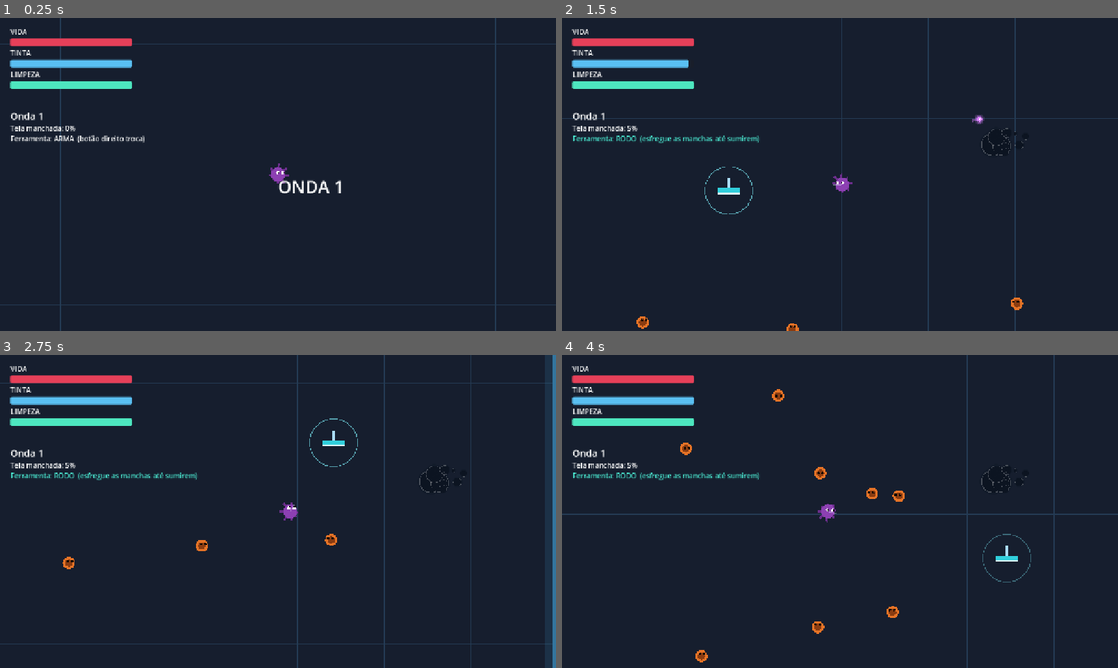
Above: before the commit, frames 1-4 (two rows, left to right).
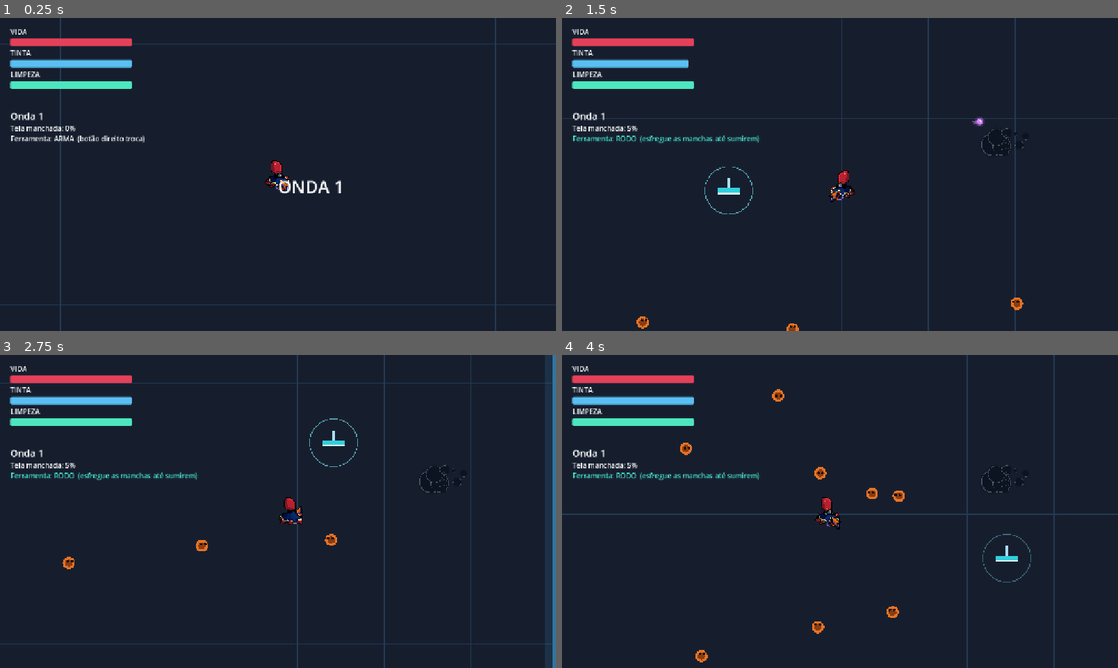
Above: after the commit, the same moments.

Repository: Ruan-Pablo-Oli/octo-ink-hell
Game: Godot game, scene res://scenes/main.tscn
The game is run twice, just before and just after one commit, with the same random seed, the same clock (stepped at 60 frames per second) and the same inputs.
Inputs (mouse positions are in pixels of both pictures, inside the frame that each line leads up to):
- Up to frame 1 (0.25 s): no input
- Up to frame 2 (1.5 s): tap Enter at 0.5 s; move the mouse to (962, 158) at 0.52 s; hold D (move_right) 0.53-1.28 s; tap Space (dash) at 0.6 s; click (962, 158) at 0.67 s; move the mouse to (728, 190) at 1.27 s; hold S (move_down) from 1.28 s (still down); right-click (728, 190) at 1.35 s; click (728, 190) at 1.42 s
- Up to frame 3 (2.75 s): move the mouse to (333, 442) at 2.02 s; release S (move_down) at 2.03 s; press the mouse at (333, 442) at 2.03 s; hold D (move_right) from 2.03 s (still down)
- Up to frame 4 (4 s): move the mouse to (812, 574) at 2.77 s; release D (move_right) at 2.78 s; release the mouse at (812, 574) at 2.78 s; hold W (move_up) 2.78-3.53 s; tap Shift at 2.85 s; click (812, 574) at 2.92 s; move the mouse to (1006, 558) at 3.52 s; hold A (move_left) from 3.53 s (still down); tap 1 at 3.6 s; click (1006, 558) at 3.67 s

The runs differ from the first frame. In frame 1, 0.2% of the frame differs, in the area x 47-52%, y 45-56%; in frame 2, 0.3%, in the area x 48-76%, y 30-59%; in frame 3, 0.2%; in frame 4, 0.3%.

Commit message:
Add weapon and Player sprite assets and scene configuration
- Introduced a new sprite asset for the weapon facing top right.
- Created a new scene file for the weapon, linking multiple sprite textures.
- Updated the weapon scene to include references to all directional sprites.

Diff:
--- a/scenes/player/player.tscn
+++ b/scenes/player/player.tscn
@@ -1,6 +1,14 @@
-[gd_scene load_steps=2 format=3]
+[gd_scene format=3 uid="uid://4urq6p2cwj7r"]
 
-[ext_resource type="Script" path="res://scripts/player/player.gd" id="1"]
+[ext_resource type="Script" uid="uid://416cpvng7b4o" path="res://scripts/player/player.gd" id="1"]
+[ext_resource type="Texture2D" uid="uid://ck2e8jf5pps4i" path="res://assets/sprites/player/polvo_sprite_facing_top_left.png" id="2_p47bc"]
+[ext_resource type="Texture2D" uid="uid://ciojtj7rve7gl" path="res://assets/sprites/player/polvo_sprite_facing_top_right.png" id="3_75vfm"]
+[ext_resource type="Texture2D" uid="uid://d351cyw2ylmo8" path="res://assets/sprites/player/polvo_sprite_facing_left.png" id="4_0owmy"]
+[ext_resource type="Texture2D" uid="uid://dlp1kqfdb0e5n" path="res://assets/sprites/player/polvo_sprite_facing_right.png" id="5_qek5x"]
 
-[node name="Player" type="CharacterBody2D"]
+[node name="Player" type="CharacterBody2D" unique_id=1160876883]
 script = ExtResource("1")
+sprite_top_left = ExtResource("2_p47bc")
+sprite_top_right = ExtResource("3_75vfm")
+sprite_bottom_left = ExtResource("4_0owmy")
+sprite_bottom_right = ExtResource("5_qek5x")
--- /dev/null
+++ b/scenes/player/weapon.tscn
@@ -0,0 +1,14 @@
+[gd_scene format=3 uid="uid://b5w1isibecrsx"]
+
+[ext_resource type="Script" uid="uid://byca257vkhol0" path="res://scripts/player/weapon.gd" id="1_krih0"]
+[ext_resource type="Texture2D" uid="uid://7d6ymh2bl11r" path="res://assets/sprites/weapon/arma_sprite_facing_top_left.png" id="2_u87s8"]
+[ext_resource type="Texture2D" uid="uid://c3ftgwpj2xbxe" path="res://assets/sprites/weapon/arma_sprite_facing_top_right.png" id="3_5ijpr"]
+[ext_resource type="Texture2D" uid="uid://dc51d4muwxboi" path="res://assets/sprites/weapon/arma_sprite_facing_left.png" id="4_e1rds"]
+[ext_resource type="Texture2D" uid="uid://b3qsieql2ydu3" path="res://assets/sprites/weapon/arma_sprite_facing_right.png" id="5_1kp0g"]
+
+[node name="Weapon" type="Node2D" unique_id=666896487]
+script = ExtResource("1_krih0")
+sprite_top_left = ExtResource("2_u87s8")
+sprite_top_right = ExtResource("3_5ijpr")
+sprite_bottom_left = ExtResource("4_e1rds")
+sprite_bottom_right = ExtResource("5_1kp0g")
--- a/scripts/player/player.gd
+++ b/scripts/player/player.gd
@@ -11,10 +11,20 @@
 @export var wipe_radius: float = 55.0
 @export var wipe_cost: float = 2.0  ## por passada; uma mancha inteira custa WIPE_PASSES vezes isso
 
+@export_group("Sprites")
+@export var sprite_top_left: Texture2D
+@export var sprite_top_right: Texture2D
+@export var sprite_bottom_left: Texture2D
+@export var sprite_bottom_right: Texture2D
+@export var sprite_scale_mult: float = 4.0
+
+const WeaponScene := preload("res://scenes/player/weapon.tscn")
 const InkTrailScene := preload("res://scenes/effects/ink_trail.tscn")
 const DashInkData := preload("res://resources/weapons/dash_ink.tres")
 const TRAIL_INTERVAL := 0.035
 const BODY_RADIUS := 18.0
+
+enum FacingDir { TOP_LEFT, TOP_RIGHT, BOTTOM_LEFT, BOTTOM_RIGHT }
 
 var health: float
 var ink: InkSystem
@@ -41,6 +51,10 @@
 var _arena: Arena
 var _dash_splat: WeaponData
 
+var _sprite: Sprite2D
+var _facing: FacingDir = FacingDir.BOTTOM_RIGHT
+var _has_sprites: bool = false
+
 
 func _ready() -> void:
 	add_to_group("player")
@@ -69,7 +83,7 @@
 	cleaner.name = "CleanerSystem"
 	add_child(cleaner)
 
-	weapon = Weapon.new()
+	weapon = WeaponScene.instantiate()
 	weapon.name = "Weapon"
 	weapon.upgrades = upgrades
 	add_child(weapon)
@@ -90,10 +104,29 @@
 	add_child(cam)
 	cam.make_current()
 
+	_setup_sprite()
 	_get_overlay()
 	GameEvents.cleaning_collected.connect(func() -> void: _heal(5.0))
 	call_deferred("_emit_initial")
 
+
+func _setup_sprite() -> void:
+	_has_sprites = sprite_top_left != null and sprite_top_right != null \
+		and sprite_bottom_left != null and sprite_bottom_right != null
+	if not _has_sprites:
+		return
+	_sprite = Sprite2D.new()
+	_sprite.texture = sprite_bottom_right
+	_sprite.scale = Vector2.ONE * _sprite_base_scale() * sprite_scale_mult
+	add_child(_sprite)
+
+
+func _sprite_base_scale() -> float:
+	var tex_size := sprite_bottom_right.get_size()
+	if tex_size.x <= 0.0 or tex_size.y <= 0.0:
+		return 1.0
+	var target_diameter := BODY_RADIUS * 2.0
+	return target_diameter / max(tex_size.x, tex_size.y)
 
 func _recompute() -> void:
 	const S := UpgradeEffect.Stat
@@ -164,8 +197,41 @@
 		elif _overlay:
 			_overlay.stop_wiping()
 
+	_update_facing_sprite()
 	_wiggle += delta
 	queue_redraw()
+
+
+func _update_facing_sprite() -> void:
+	if not _has_sprites:
+		return
+	# 4 quadrantes diagonais pelo sinal de X/Y do aim_dir.
+	# Y negativo = topo, Y positivo = baixo (eixo Y aponta pra baixo no 2D).
+	var is_top := _aim_dir.y < 0.0
+	var is_right := _aim_dir.x >= 0.0
+
+	var new_facing: FacingDir
+	if is_top and is_right:
+		new_facing = FacingDir.TOP_RIGHT
+	elif is_top and not is_right:
+		new_facing = FacingDir.TOP_LEFT
+	elif not is_top and is_right:
+		new_facing = FacingDir.BOTTOM_RIGHT
+	else:
+		new_facing = FacingDir.BOTTOM_LEFT
+
+	if new_facing == _facing:
+		return
+	_facing = new_facing
+	match _facing:
+		FacingDir.TOP_LEFT:
+			_sprite.texture = sprite_top_left
+		FacingDir.TOP_RIGHT:
+			_sprite.texture = sprite_top_right
+		FacingDir.BOTTOM_LEFT:
+			_sprite.texture = sprite_bottom_left
+		FacingDir.BOTTOM_RIGHT:
+			_sprite.texture = sprite_bottom_right
 
 
 func _set_tool(next_tool: Tool) -> void:
@@ -234,6 +300,8 @@
 
 
 func _draw() -> void:
+	if _has_sprites:
+		return
 	var t := _wiggle
 	for i in 8:
 		var ang := TAU * i / 8.0 + sin(t * 3.0 + i) * 0.15
--- a/scripts/player/weapon.gd
+++ b/scripts/player/weapon.gd
@@ -1,16 +1,27 @@
 extends Node2D
 class_name Weapon
-
 @export var data: WeaponData
+@export_group("Sprite")
+@export var sprite_top_left: Texture2D
+@export var sprite_top_right: Texture2D
+@export var sprite_bottom_left: Texture2D
+@export var sprite_bottom_right: Texture2D
+@export var sprite_scale_mult: float = 7.0
+@export var sprite_offset: float = 22.0  ## distancia do centro do player ate a arma
+@export var sprite_z_index: int = 1  ## acima do player (z_index 0 por padrao)
+@export var sprite_rotation_mult: float = 0.1  ## 1.0 = giro total (+-45), 0.0 = sem giro
 
 const ProjectileScene := preload("res://scenes/combat/projectile.tscn")
 
+enum FacingDir { TOP_LEFT, TOP_RIGHT, BOTTOM_LEFT, BOTTOM_RIGHT }
+
 var upgrades: UpgradeSystem
 var runtime: WeaponData
-
 var _cooldown: float = 0.0
 var _pierce: int = 0
-
+var _sprite: Sprite2D
+var _has_sprites: bool = false
+var _facing: FacingDir = FacingDir.BOTTOM_RIGHT
 
 func _ready() -> void:
 	if data == null:
@@ -18,7 +29,25 @@
 	runtime = data.duplicate() as WeaponData
 	GameEvents.upgrades_changed.connect(recompute)
 	recompute()
+	_setup_sprite()
 
+func _setup_sprite() -> void:
+	_has_sprites = sprite_top_left != null and sprite_top_right != null \
+		and sprite_bottom_left != null and sprite_bottom_right != null
+	if not _has_sprites:
+		return
+	_sprite = Sprite2D.new()
+	_sprite.texture = sprite_bottom_right
+	_sprite.scale = Vector2.ONE * _sprite_base_scale(sprite_bottom_right) * sprite_scale_mult
+	_sprite.z_index = sprite_z_index
+	_sprite.z_as_relative = true
+	add_child(_sprite)
+
+func _sprite_base_scale(tex: Texture2D) -> float:
+	var tex_size := tex.get_size()
+	if tex_size.x <= 0.0 or tex_size.y <= 0.0:
+		return 1.0
+	return sprite_offset / max(tex_size.x, tex_size.y)
 
 func recompute() -> void:
 	if runtime == null:
@@ -37,12 +66,53 @@
 		runtime.spread_deg = maxf(data.spread_deg, 5.0 * runtime.projectiles_per_shot)
 	_pierce = maxi(0, roundi(upgrades.value(S.PIERCE, 0.0)))
 
-
 func _process(delta: float) -> void:
 	if _cooldown > 0.0:
 		_cooldown -= delta
+	_update_facing_sprite()
 
+func _update_facing_sprite() -> void:
+	if not _has_sprites:
+		return
+	var to_mouse := get_global_mouse_position() - global_position
+	if to_mouse.length() <= 0.001:
+		return
+	var mouse_angle := to_mouse.angle()
+	var is_top := to_mouse.y < 0.0
+	var is_right := to_mouse.x >= 0.0
 
+	var new_facing: FacingDir
+	var center_angle: float
+	if is_top and is_right:
+		new_facing = FacingDir.TOP_RIGHT
+		center_angle = -PI / 4.0
+	elif is_top and not is_right:
+		new_facing = FacingDir.TOP_LEFT
+		center_angle = -3.0 * PI / 4.0
+	elif not is_top and is_right:
+		new_facing = FacingDir.BOTTOM_RIGHT
+		center_angle = PI / 4.0
+	else:
+		new_facing = FacingDir.BOTTOM_LEFT
+		center_angle = 3.0 * PI / 4.0
+
+	if new_facing != _facing:
+		_facing = new_facing
+		var tex: Texture2D
+		match _facing:
+			FacingDir.TOP_LEFT:
+				tex = sprite_top_left
+			FacingDir.TOP_RIGHT:
+				tex = sprite_top_right
+			FacingDir.BOTTOM_LEFT:
+				tex = sprite_bottom_left
+			FacingDir.BOTTOM_RIGHT:
+				tex = sprite_bottom_right
+		_sprite.texture = tex
+		_sprite.scale = Vector2.ONE * _sprite_base_scale(tex) * sprite_scale_mult
+
+	# gira dentro do quadrante (-45 a +45 graus) pra acompanhar o mouse com precisao
+	_sprite.rotation = wrapf(mouse_angle - center_angle, -PI, PI) * sprite_rotation_mult
 func try_fire(origin: Vector2, direction: Vector2, ink: InkSystem) -> bool:
 	if runtime == null or _cooldown > 0.0:
 		return false
@@ -54,7 +124,6 @@
 	GameEvents.shot_fired.emit(direction, runtime)
 	return true
 
-
 func _spawn(origin: Vector2, direction: Vector2) -> void:
 	var entities := get_tree().get_first_node_in_group("entities")
 	if entities == null:
@@ -62,6 +131,9 @@
 	var base_ang := direction.angle()
 	var n := maxi(1, runtime.projectiles_per_shot)
 	var spread := deg_to_rad(runtime.spread_deg)
+	var base_dist: float = sprite_offset if _has_sprites else 20.0
+	var muzzle_dist: float = base_dist
+
 	for i in n:
 		var off := 0.0
 		if n > 1:
@@ -71,6 +143,6 @@
 		var dir := Vector2.RIGHT.rotated(base_ang + off)
 		var p := ProjectileScene.instantiate()
 		entities.add_child(p)
-		p.global_position = origin + dir * 22.0
+		p.global_position = origin + dir * muzzle_dist
 		p.setup(dir, runtime.projectile_speed, runtime.projectile_damage,
 			runtime.projectile_lifetime, runtime.projectile_color, _pierce)
Binary file added: assets/sprites/player/polvo_sprite_facing_left.png
Not shown, added: assets/sprites/player/polvo_sprite_facing_left.png.import
Binary file added: assets/sprites/player/polvo_sprite_facing_right.png
Not shown, added: assets/sprites/player/polvo_sprite_facing_right.png.import
Binary file added: assets/sprites/player/polvo_sprite_facing_top_left.png
Not shown, added: assets/sprites/player/polvo_sprite_facing_top_left.png.import
Binary file added: assets/sprites/player/polvo_sprite_facing_top_right.png
Not shown, added: assets/sprites/player/polvo_sprite_facing_top_right.png.import
Binary file added: assets/sprites/weapon/arma_sprite_facing_left.png
Not shown, added: assets/sprites/weapon/arma_sprite_facing_left.png.import
Binary file added: assets/sprites/weapon/arma_sprite_facing_right.png
Not shown, added: assets/sprites/weapon/arma_sprite_facing_right.png.import
(and 4 more such lines)
